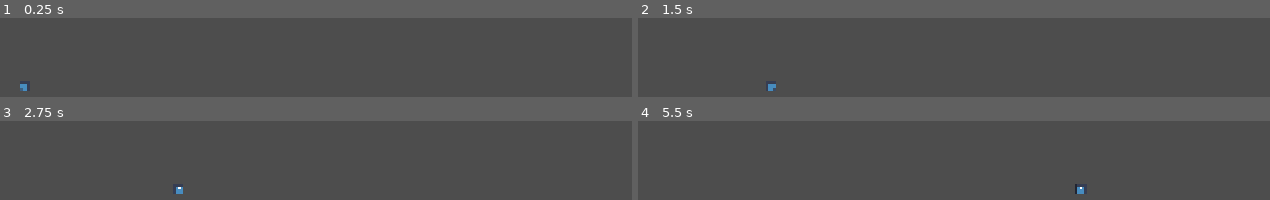
Above: before the commit, frames 1-4 (two rows, left to right).
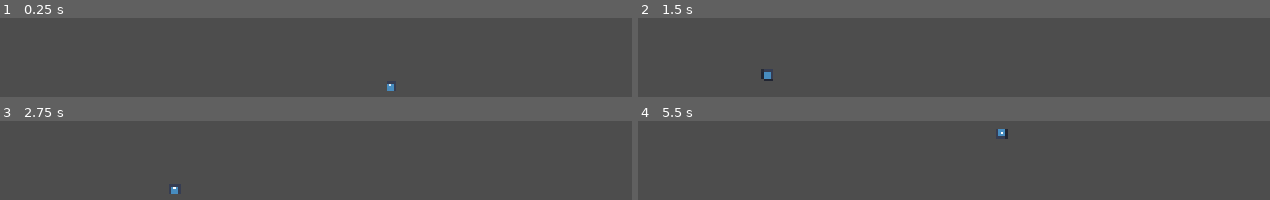
Above: after the commit, the same moments.

Repository: Spiraling-Time/count-down
Game: Godot game, scene res://Scenes/Main.tscn
Same seed, same stepped clock (60 frames per second), same inputs: the game is played once before the commit and once after it. The engine's default icon, where the game draws it, is replaced by a stand-in: a white triangle on a blue panel in a dark square.
Inputs:
- Up to frame 1 (0.25 s): no input
- Up to frame 2 (1.5 s): tap Enter at 0.5 s; hold D (right) from 0.53 s (still down); tap Space (spawn) at 0.6 s; tap W (up) at 0.77, 0.8, 1.07, 1.35 s
- Up to frame 3 (2.75 s): tap W (up) at 1.52, 1.82, 2.3 s; tap Space (spawn) at 1.55, 2.1 s; release D (right) at 2.03 s; hold A (left) from 2.03 s (still down)
- Up to frame 4 (5.5 s): release A (left) at 2.78 s; hold D (right) 2.78-4.28 s; tap Space (spawn) at 2.85, 3.5, 4.35, 5, 5.1 s; tap W (up) at 3.02, 3.32, 3.6, 3.77, 4.07, 4.52, 4.82, 5.3 s; tap Enter at 4.25 s; hold A (left) 4.28-5.03 s; hold D (right) from 5.03 s (still down)

The runs differ from the first frame. In frame 1, 0.2% of the frame differs, in the area x 3-63%, y 83-93%; in frame 2, 0.3%, in the area x 19-22%, y 64-93%; in frame 3, 0.1%; in frame 4, 0.3%.

Commit message:
more stuff

Diff:
--- a/Code/enemy.gd
+++ b/Code/enemy.gd
@@ -21,10 +21,18 @@
 	weapon.visible = true
 	var closest_mob = main.MobSpawner.get_node(main.current_active_mob).position
 	face = (closest_mob-position).normalized()
+	if closest_mob.y-position.y < -1:
+		weapon.position.x = 0.0
+		weapon.position.y = -30.0
+		weapon.rotation_degrees = 90.0
+	else:
+		weapon.position.y = 0.0
+		weapon.rotation_degrees = 0.0
 	if face.x == 1:
-		weapon.position.x = 25
+		weapon.position.x = 25.0
 	else:
-		weapon.position.x = -25
+		weapon.position.x = -25.0
+
 	await get_tree().create_timer(0.3).timeout
 	weapon.visible = false
 	timer.start()
--- a/Code/main.gd
+++ b/Code/main.gd
@@ -1,6 +1,6 @@
 extends Node2D
 
-const SPAWN_DISTANCE = 950.0
+const SPAWN_DISTANCE = 1000.0
 
 @onready var MobSpawner = $MobSpawner
 @onready var Enemy = $Enemy
@@ -24,10 +24,10 @@
 	await check_closest()
 
 func spawn_mob():
-	if number_of_mobs < 3:
+	if number_of_mobs < 2:
 		Closest.visible = true
 		var new_mob = Mob.instantiate()
-		new_mob.position = Vector2((side*SPAWN_DISTANCE)+randi_range(-50,50), 244.0)
+		new_mob.position = Vector2((side*SPAWN_DISTANCE)+randi_range(-100,100), 244.0)
 		side = -side
 		MobSpawner.add_child(new_mob)
 		number_of_mobs += 1
--- a/Code/mob.gd
+++ b/Code/mob.gd
@@ -9,6 +9,8 @@
 
 var target
 
+var gravity = 7
+
 func _ready() -> void:
 	main = get_tree().current_scene
 	target = (Enemy.position-position).normalized()
@@ -18,18 +20,39 @@
 func _physics_process(delta: float) -> void:
 	#if !position.distance_to(Enemy.position) <= SPEED/2.0:
 	target = (Enemy.position-position).normalized()
-	velocity = SPEED*target
-	collider.position.x = target.x*25.0
+	var target_x = target.x
+	velocity.x = SPEED*target_x
+	if Enemy.position.y-position.y > 1:
+		collider.position.x = 0.0
+		collider.position.y = 30.0
+		collider.rotation_degrees = 90.0
+	else:
+		collider.position.y = 0.0
+		collider.rotation_degrees = 0.0
+		collider.position.x = target_x*25.0
 
 	#else: velocity = Vector2.ZERO
+	var jumping = false
 
 	if main.current_active_mob == str(name):
 		if Input.is_action_just_pressed("right"):
 			velocity.x = DASH_SPEED
 		elif Input.is_action_just_pressed("left"):
 			velocity.x = -DASH_SPEED
+		if Input.is_action_just_pressed("up") and is_on_floor():
+			velocity.y = -10000
+			jumping = true
+		#print(position.y)
+	if !jumping:
+		if is_on_floor():
+			velocity.y = 0
+		elif velocity.y != 50: velocity.y = 50
+		else: velocity.y *= gravity
+		if velocity.y > 1000: velocity.y = 1000
 
 	move_and_slide()
+
+	if collider.has_overlapping_bodies(): _on_area_2d_body_entered(collider.get_overlapping_bodies()[0])
 
 func die():
 	main.number_of_mobs -= 1
--- a/Scenes/Main.tscn
+++ b/Scenes/Main.tscn
@@ -3,9 +3,13 @@
 [ext_resource type="Script" uid="uid://brfqc34bbe2dn" path="res://Code/main.gd" id="1_idj7w"]
 [ext_resource type="PackedScene" uid="uid://jcspb73t66wa" path="res://Scenes/enemy.tscn" id="2_kln2b"]
 [ext_resource type="Texture2D" uid="uid://dks0l84nxcovl" path="res://Art/icon.svg" id="3_kln2b"]
+[ext_resource type="PackedScene" uid="uid://bv2k58kq8ecem" path="res://Scenes/mob.tscn" id="3_rgh2o"]
 
 [sub_resource type="RectangleShape2D" id="RectangleShape2D_rgh2o"]
-size = Vector2(7586, 103)
+size = Vector2(7586, 103.5)
+
+[sub_resource type="RectangleShape2D" id="RectangleShape2D_pbw6q"]
+size = Vector2(7586, 98.5)
 
 [node name="Main" type="Node2D" unique_id=1537533579]
 script = ExtResource("1_idj7w")
@@ -16,7 +20,18 @@
 collision_mask = 0
 
 [node name="CollisionShape2D" type="CollisionShape2D" parent="StaticBody2D" unique_id=26505789]
+position = Vector2(0, -0.25)
 shape = SubResource("RectangleShape2D_rgh2o")
+debug_color = Color(0, 0, 0, 0.41960785)
+
+[node name="StaticBody2D2" type="StaticBody2D" parent="." unique_id=2016016813]
+position = Vector2(0, 319)
+collision_layer = 512
+collision_mask = 512
+
+[node name="CollisionShape2D" type="CollisionShape2D" parent="StaticBody2D2" unique_id=175970067]
+position = Vector2(0, 2.25)
+shape = SubResource("RectangleShape2D_pbw6q")
 debug_color = Color(0, 0, 0, 0.41960785)
 
 [node name="Camera2D" type="Camera2D" parent="." unique_id=343184249]
@@ -26,6 +41,9 @@
 
 [node name="MobSpawner" type="Node2D" parent="." unique_id=1564503835]
 
+[node name="Mob" parent="MobSpawner" unique_id=979902681 instance=ExtResource("3_rgh2o")]
+position = Vector2(42, 244)
+
 [node name="Closest" type="Node2D" parent="." unique_id=1343245298]
 
 [node name="Sprite2D" type="Sprite2D" parent="Closest" unique_id=656996839]
--- a/Scenes/mob.tscn
+++ b/Scenes/mob.tscn
@@ -9,7 +9,7 @@
 size = Vector2(15.138, 55.95)
 
 [node name="Mob" type="CharacterBody2D" unique_id=979902681]
-collision_mask = 2
+collision_mask = 512
 script = ExtResource("1_h5js2")
 
 [node name="CollisionShape2D" type="CollisionShape2D" parent="." unique_id=824457472]
